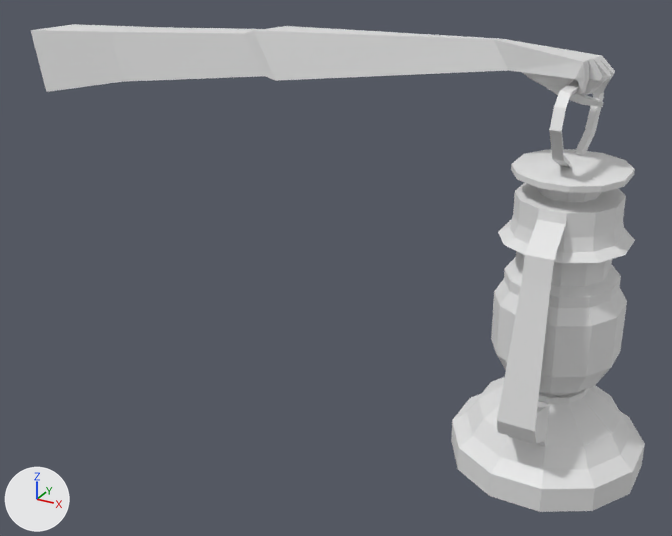
One commit to the Blender file ArtSharing/HandForLamp.blend: the scene before it, then after it.
The view is the same before and after, from a 50 mm camera at (0.132, -0.523, 0.35) aimed at (-0.152, -0.005, 0.091). Every picture has the same lights, and +X, +Y and +Z are marked at lower left.

Names of what the first picture shows: 'Cube', 'Lantern'.
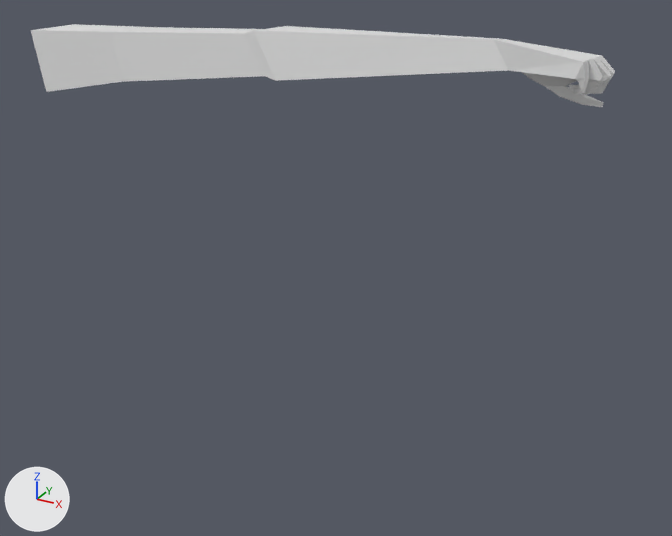
The newer file is also turned or shifted as a whole; pictures and numbers use the older file's frame.

Where the change shows, as pixel boxes (x1, y1, x2, y2) in the pictures (672 x 536 px):
'Lantern', deleted
    before: (451, 80, 645, 512)
    faces in mat_body (white #e7e7e7): (451, 149, 645, 512)
    faces in mat_glass (white #e7e7e7): (491, 257, 627, 393)
    faces in mat_handle (white #e7e7e7): (549, 80, 604, 167)

Diff of the bpy script that builds the scene:
```diff
--- a/ArtSharing/HandForLamp.blend.py
+++ b/ArtSharing/HandForLamp.blend.py
@@ ob_lantern @@
-ob_lantern = bpy.data.objects.new('Lantern', me_cylinder_001)
-ob_lantern.location = (0.0031, -0.0004, -0.0039)
```
